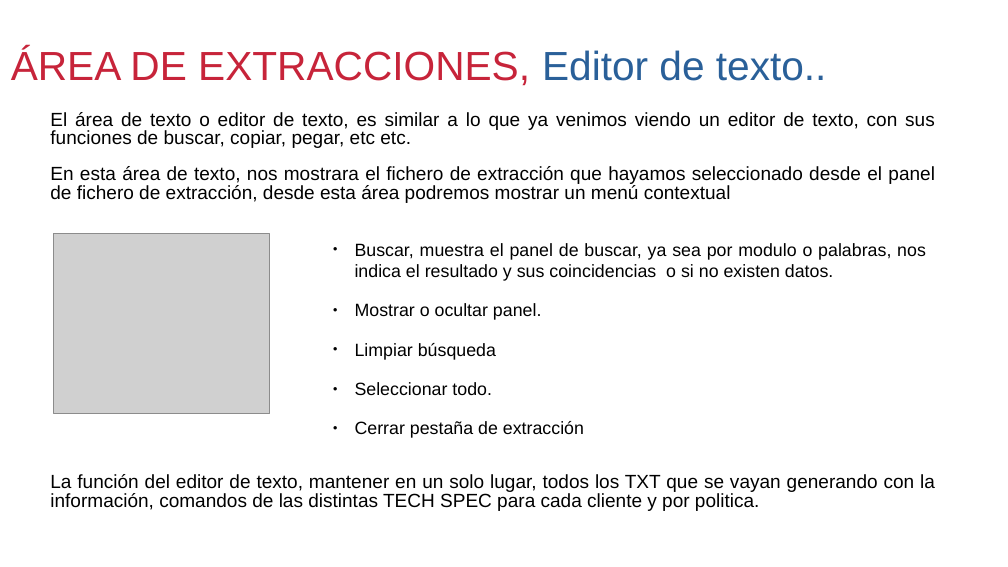
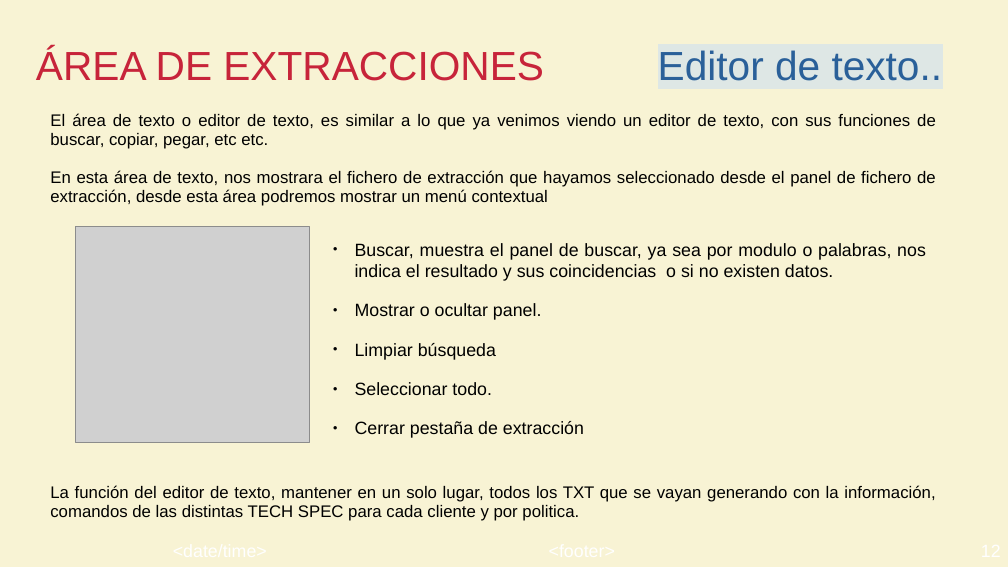
Before and after one commit to lopuma/APP-COMPLIANCE, a slide deck: slide 12 of Presentancion/APPCompliance.odp. Drawn at 1008x567 pixels with LibreOffice and Linux fonts; fonts in the diff are those of the drawing; grey boxes stand for pictures; background and template pictures are left out. Boxes give left, top, right and bottom in pixels: in the first picture for what was removed or moved away, otherwise in the second. Text is boxed around its words. In the diff, an @@ line names an element or a change of style, - is before the commit and + after.

```diff
--- a/Presentancion/APPCompliance.odp
+++ b/Presentancion/APPCompliance.odp
@@ background #FFFFFF to #F8F3D4 @@
@@ title at (36,48,943,81): text changed @@
-ÁREA DE EXTRACCIONES, Editor de texto..
+ÁREA DE EXTRACCIONES Editor de texto..
@@ text "El área de texto o ..." at (50,113,936,521): size 15 to 13.2 pt; line spacing 0.8 to 0.95 @@
@@ picture: place and size @@
-picture at (54,234,270,414)
+picture at (76,227,310,443)
```
Also in this commit, not shown: 20 other slides changed, 1 slide added, 7 other files.
